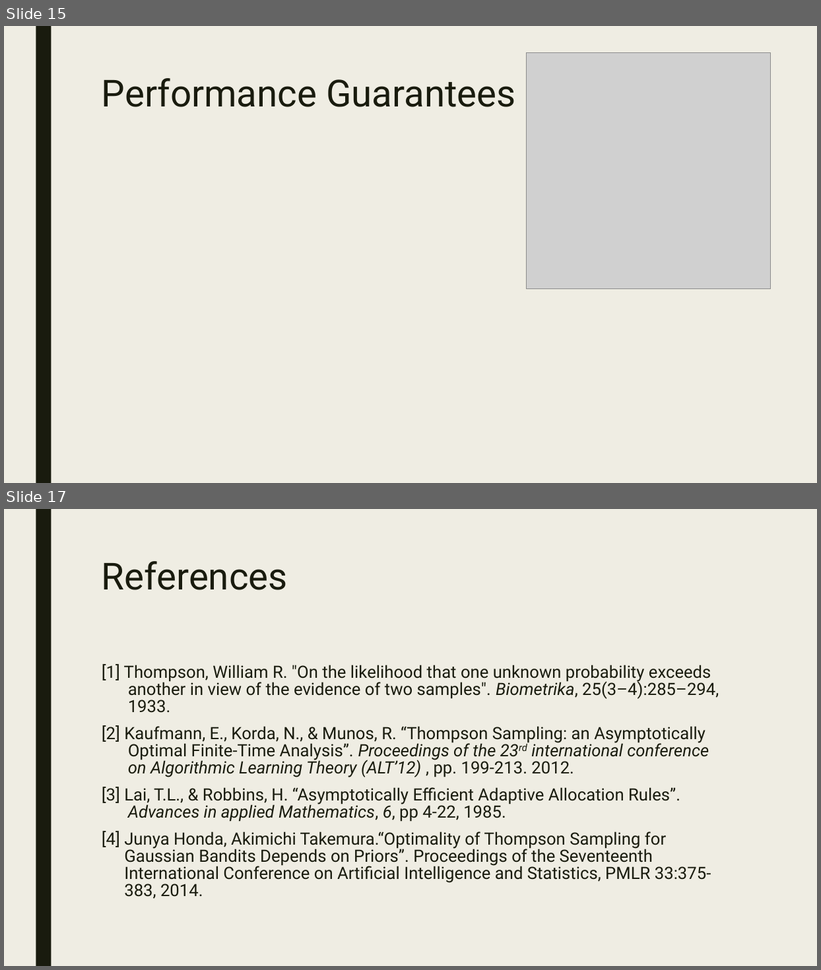
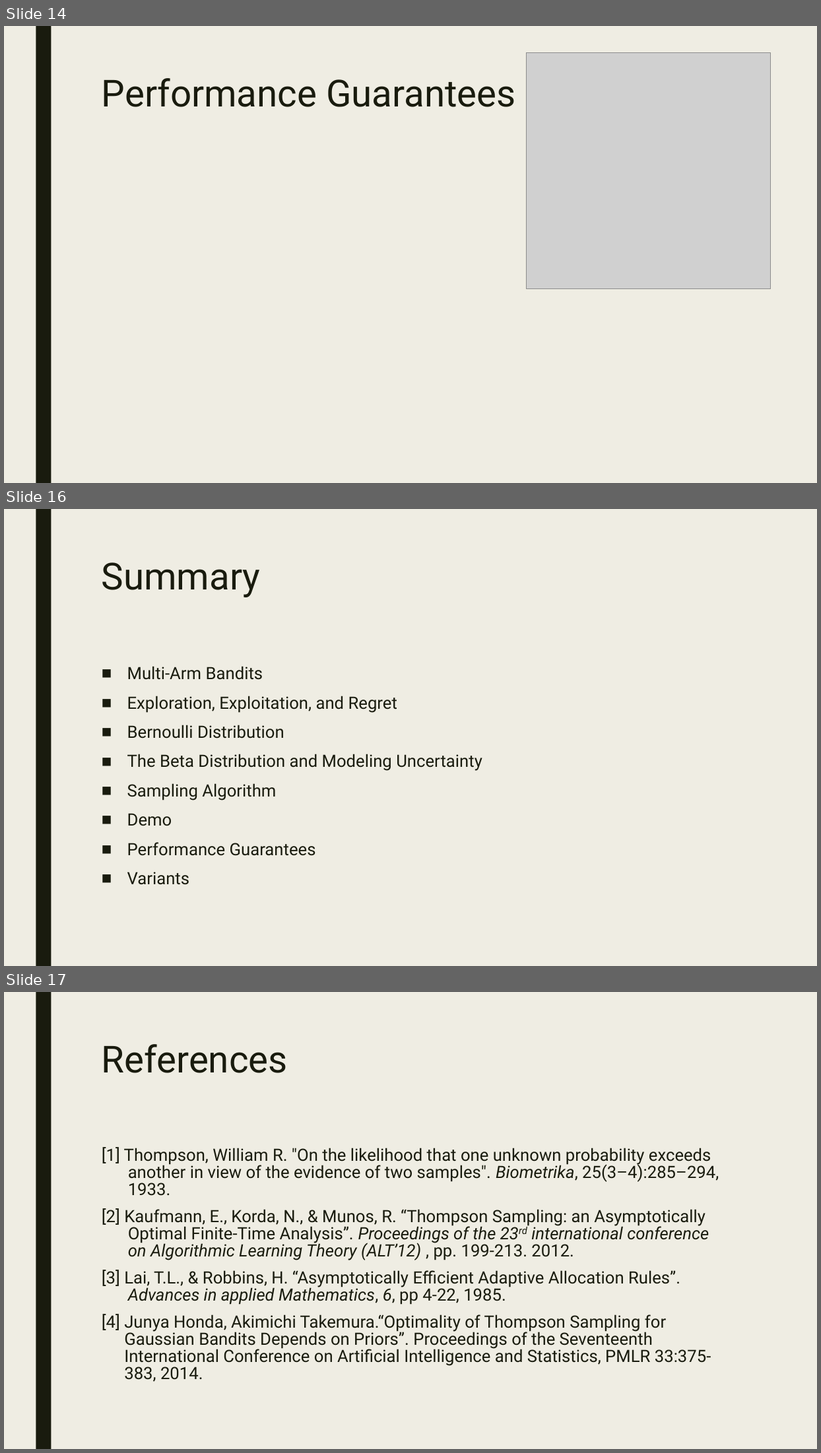
Before and after one commit to CourseReps/ECEN689-Fall2018, a slide deck: Students/mason-rumuly/tutorial/Thompson Sampling.pptx. Shown one above the other, each under a label of ours: slides 15 and 17 before the commit, slides 14, 16 and 17 after it; the slides between them are not shown. The pictures are 821x970 and 821x1453 pixels, drawn with LibreOffice and Linux fonts; fonts in the diff are those of the drawing; grey boxes stand for pictures. Boxes give left, top, right and bottom in pixels: in the first picture for what was removed or moved away, otherwise in the second. Text is boxed around its words. In the diff, an @@ line names an element or a change of style, - is before the commit and + after.

```diff
--- a/Students/mason-rumuly/tutorial/Thompson Sampling.pptx
+++ b/Students/mason-rumuly/tutorial/Thompson Sampling.pptx
@@ slide 16 added at <box>4,509,817,966</box>, background #EFEDE3; not listed: 1 template element that a slide beside it also shows @@
@@ title added at <box>102,562,261,597</box>, 44 pt, text #191B0E @@
+Summary
@@ text added at <box>127,666,482,885</box>, 20 pt, text #191B0E @@
+■ Multi-Arm Bandits
+■ Exploration, Exploitation, and Regret
+■ Bernoulli Distribution
+■ The Beta Distribution and Modeling Uncertainty
+■ Sampling Algorithm
+■ Demo
+■ Performance Guarantees
+■ Variants
@@ what was slide 15 is now slide 14 @@
```
Also in this commit, not shown: 6 slides changed, 1 other slide added, 2 slides removed, 2 other files.
